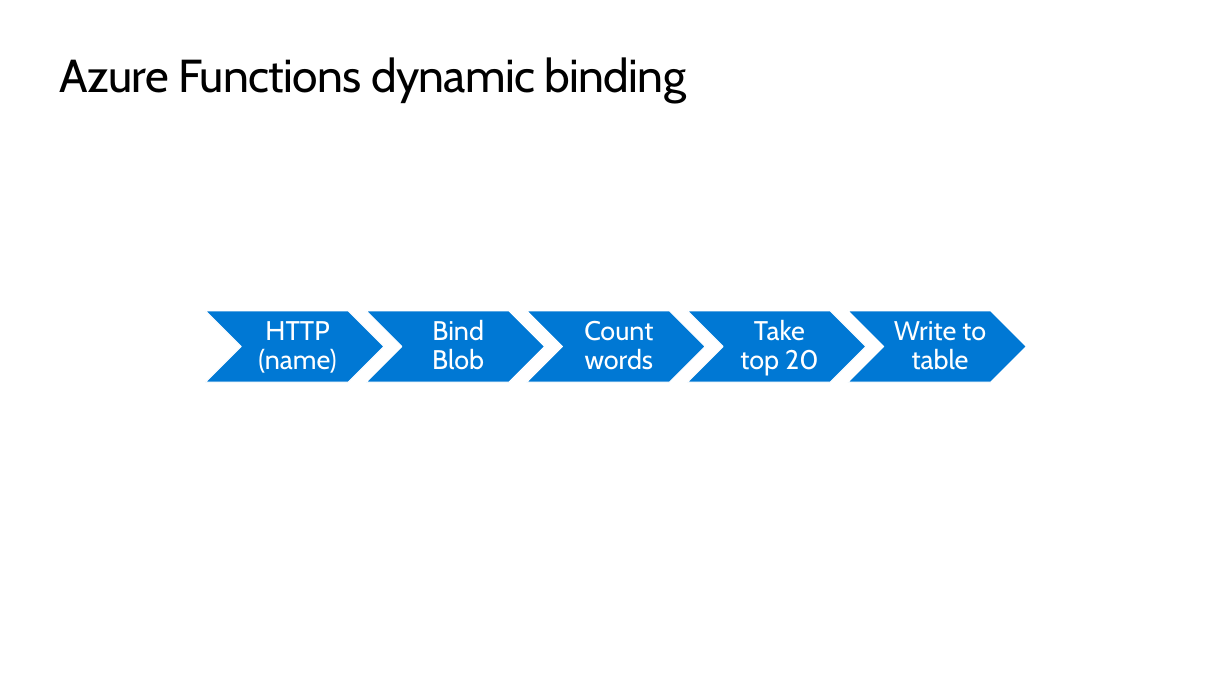
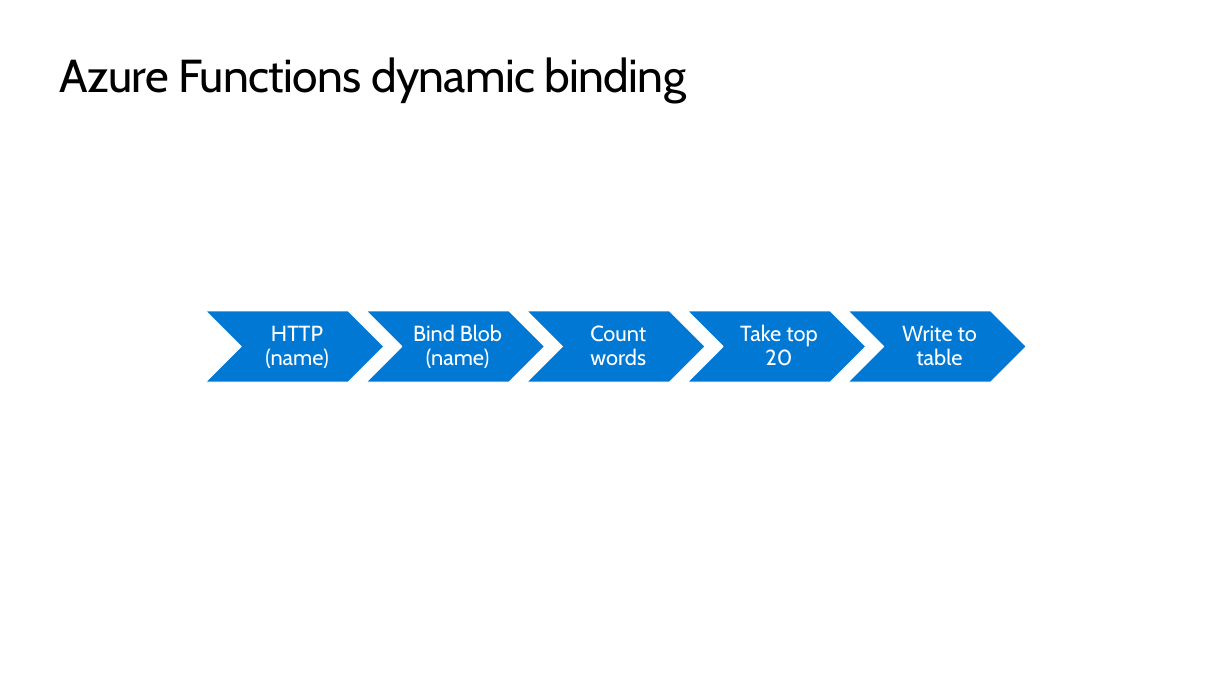
Before and after one commit to skalahonza/VACD2020, a slide deck: slide 23 of slides/Presentation.pptx (slide 18 before the commit). Drawn at 1232x693 pixels with LibreOffice and Linux fonts; fonts in the diff are those of the drawing; background and template pictures are left out. Boxes give left, top, right and bottom in pixels: in the first picture for what was removed or moved away, otherwise in the second. Text is boxed around its words. In the diff, an @@ line names an element or a change of style, - is before the commit and + after.

```diff
--- a/slides/Presentation.pptx
+++ b/slides/Presentation.pptx
@@ text at <box>413,324,502,368</box>: text changed; size 21 to 17 pt @@
-Bind Blob
+Bind Blob (name)
@@ size 21 to 17 pt; less space between paragraphs in 4 elements at <box>265,325,328,368</box>, <box>590,325,646,366</box>, <box>740,324,817,366</box>, <box>902,325,977,366</box> @@
```
Also in this commit, not shown: 9 other slides changed, 6 slides added.
